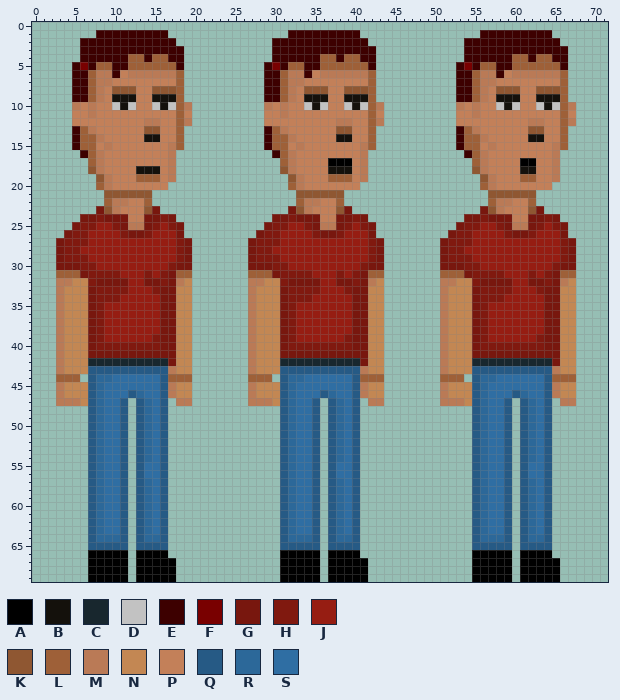
Sprite sheet, stored at game/characters/worker/png/worker_talk_down_right.png. Above, as it was before the edit.
The file is 72x70 pixels.
Palette (. is transparent): A #000000  B #14110c  C #18272e  D #c2c2c2  E #3d0000  F #790000  G #78170e  H #80190f  J #961d12  K #8f5732  L #9e6038  M #ba7a56  N #c38753  P #c38059  Q #265a85  R #2c6899  S #2f6ea3
After:
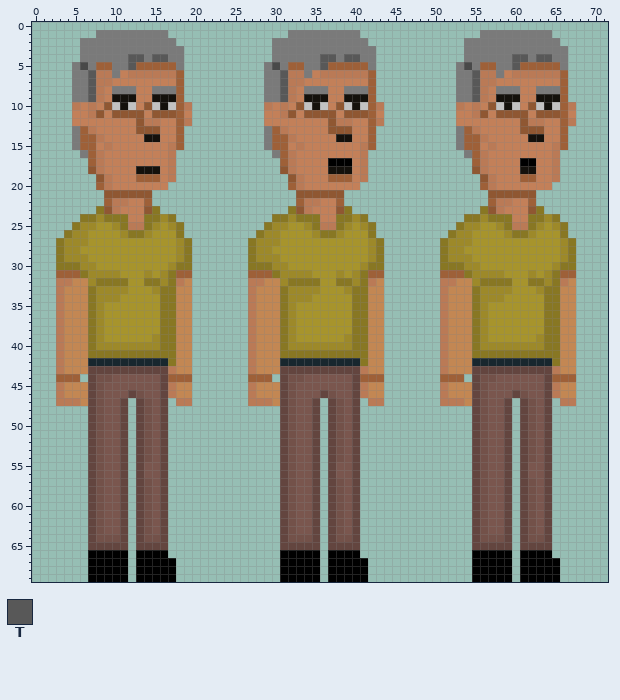
Colours new in this view: T #585858
Author's note on the commit: fix: Added animations for the worker character
Change:
@@ palette @@
-E #3d0000
+E #7a7a7a
-F #790000
+F #494949
-G #78170e
+G #887723
-H #80190f
+H #9d8929
-J #961d12
+J #a7942c
-Q #265a85
+Q #63453f
-R #2c6899
+R #735149
-S #2f6ea3
+S #7a564e
@@ x 0..71 @@
  3 ......EEEEEEEEEEEEE...........EEEEEEEEEEEEE...........EEEEEEEEEEEEE.....
- 4 ......EEEEEELLELLEE...........EEEEEELLELLEE...........EEEEEELLELLEE.....
- 5 .....EFELLEELLLLLLE..........EFELLEELLLLLLE..........EFELLEELLLLLLE.....
- 6 .....EELMMEPMMMMMML..........EELMMEPMMMMMML..........EELMMEPMMMMMML.....
- 7 .....EELMMPPPPPPPPL..........EELMMPPPPPPPPL..........EELMMPPPPPPPPL.....
- 8 .....EELMPKKKPPKKKL..........EELMPKKKPPKKKL..........EELMPKKKPPKKKL.....
- 9 .....EELMPBBBPPBBBL..........EELMPBBBPPBBBL..........EELMPBBBPPBBBL.....
-10 .....MPMPPDBDPPDBDLM.........MPMPPDBDPPDBDLM.........MPMPPDBDPPDBDLM....
-11 .....PPMPPPPPPPPPPLP.........PPMPPPPPPPPPPLP.........PPMPPPPPPPPPPLP....
-12 .....PPPPPPPPPMMPPLM.........PPPPPPPPPMMPPLM.........PPPPPPPPPMMPPLM....
-13 .....ELMPPPPPPKKPPL..........ELMPPPPPPKKPPL..........ELMPPPPPPKKPPL.....
+ 4 ......EEEEEETTETTEE...........EEEEEETTETTEE...........EEEEEETTETTEE.....
+ 5 .....EFELLEETLLLLLE..........EFELLEETLLLLLE..........EFELLEETLLLLLE.....
+ 6 .....EETMMEPMMMMMML..........EETMMEPMMMMMML..........EETMMEPMMMMMML.....
+ 7 .....EETMMPPPPPPPPL..........EETMMPPPPPPPPL..........EETMMPPPPPPPPL.....
+ 8 .....EETMPEEEPPEEEL..........EETMPEEEPPEEEL..........EETMPEEEPPEEEL.....
+ 9 .....EETMPBBBPPBBBL..........EETMPBBBPPBBBL..........EETMPBBBPPBBBL.....
+10 .....MPMPKDBDPKDBDLM.........MPMPKDBDPKDBDLM.........MPMPKDBDPKDBDLM....
+11 .....PPMKPKKKKPKKKLP.........PPMKPKKKKPKKKLP.........PPMKPKKKKPKKKLP....
+12 .....PPPPPPPPKMMPPLM.........PPPPPPPPKMMPPLM.........PPPPPPPPKMMPPLM....
+13 .....ELMPPPPPKKKPPL..........ELMPPPPPKKKPPL..........ELMPPPPPKKKPPL.....
 14 .....ELLMPPPPPBBPPL..........ELLMPPPPPBBPPL..........ELLMPPPPPBBPPL.....
Pixel boxes of the changes (left, top, right, bottom) in both pictures:
changed: (72, 30, 184, 158)
changed: (264, 30, 376, 158)
changed: (456, 30, 568, 158)
changed: (56, 206, 192, 550)
changed: (248, 206, 384, 550)
changed: (440, 206, 576, 550)
